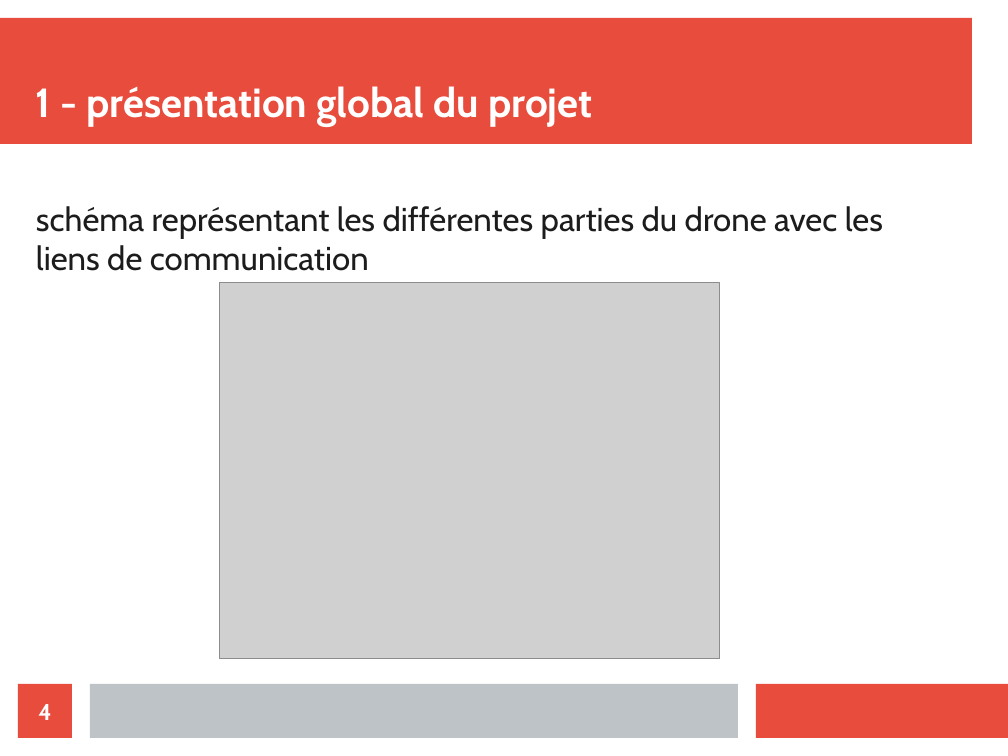
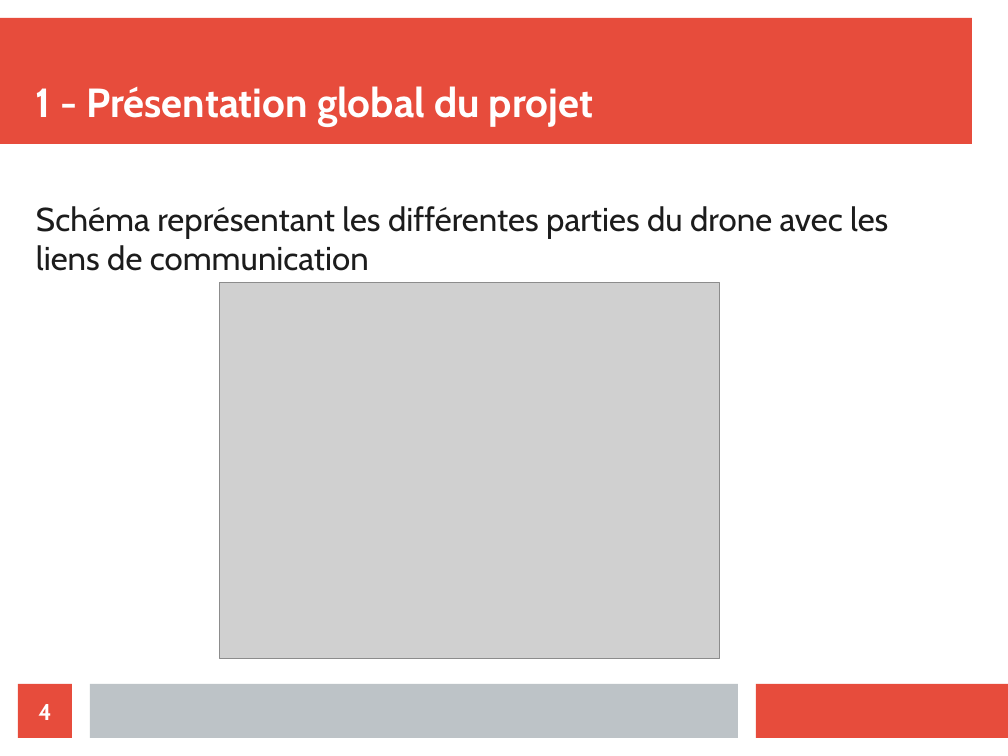
Before and after one commit to athmanmekh/AuttoPIlote-X-OPEN-PILOT, a slide deck: slide 4 of presentation/diapoPresentation.odp. Drawn at 1008x756 pixels with LibreOffice and Linux fonts; fonts in the diff are those of the drawing; grey boxes stand for pictures. Boxes give left, top, right and bottom in pixels: in the first picture for what was removed or moved away, otherwise in the second. Text is boxed around its words. In the diff, an @@ line names an element or a change of style, - is before the commit and + after.

```diff
--- a/presentation/diapoPresentation.odp
+++ b/presentation/diapoPresentation.odp
@@ title at [36, 86, 593, 127]: text changed @@
-1 - présentation global du projet
+1 - Présentation global du projet
@@ text at [36, 206, 888, 271]: text changed @@
-schéma représentant les différentes parties du drone avec les liens de communication
+Schéma représentant les différentes parties du drone avec les liens de communication
```
Also in this commit, not shown: 13 other slides changed.
